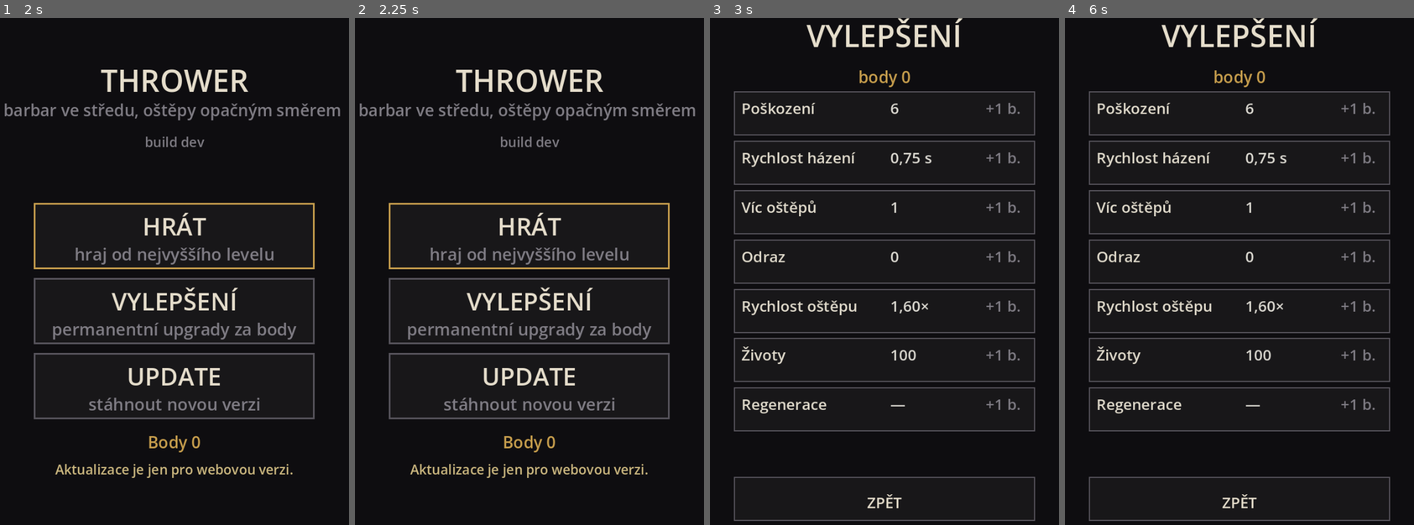
Above: before the commit, frames 1-4 (left to right).
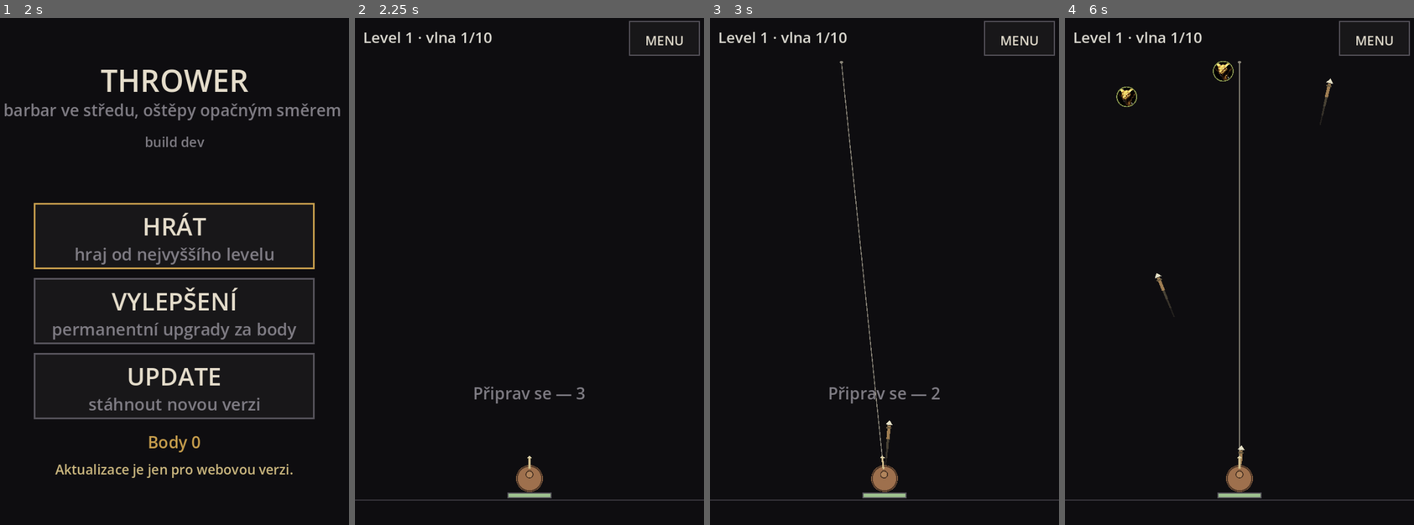
Above: after the commit, the same moments.

Repository: jankoznar94/dark-story
Game: Godot game, scene res://main.tscn
Same seed, same stepped clock (60 frames per second), same inputs: the game is played once before the commit and once after it.
Inputs (mouse positions are in pixels of both pictures, inside the frame that each line leads up to):
- Up to frame 1 (2 s): tap Enter at 0.5 s; move the mouse to (157, 383) at 0.52 s; click (157, 383) at 0.67 s; tap Space at 1.25 s; drag from (279, 357) to (157, 383) at 1.27 s
- Up to frame 2 (2.25 s): tap Enter at 2 s; move the mouse to (424, 200) at 2.02 s; click (424, 200) at 2.17 s
- Up to frame 3 (3 s): drag from (901, 281) to (779, 200) at 2.77 s
- Up to frame 4 (6 s): move the mouse to (1187, 149) at 3.52 s; click (1187, 149) at 3.67 s; drag from (1316, 251) to (1187, 149) at 4.27 s; move the mouse to (1169, 306) at 5.02 s; click (1169, 306) at 5.17 s; drag from (1274, 165) to (1169, 306) at 5.77 s

Frame 1 is identical in both runs. In frame 2, 10% of the frame differs, in the area x 0-100%, y 0-96%; in frame 3, 10%; in frame 4, 10%, in the area x 0-100%, y 0-100%.

Commit message:
Thrower: tolerance klepnuti u tlacitek menu a radku vylepseni

Diff:
--- a/scripts/game_view.gd
+++ b/scripts/game_view.gd
@@ -130,14 +130,17 @@
 
 func _press(pos: Vector2) -> void:
 	if menu.is_menu():
+		# TOLERANCE PRO PRST: klepnuti nemusi padnout presne do obdelniku.
+		# U velkych tlacitek to nic nezkazi a na telefonu to zachrani minuti
+		# o par pixelu (hlavne u spodniho okraje).
 		for i in range(layout.menu_rects.size()):
-			if (layout.menu_rects[i] as Rect2).has_point(pos) and i < Menu.ACTIONS.size():
+			if (layout.menu_rects[i] as Rect2).grow(12.0).has_point(pos) and i < Menu.ACTIONS.size():
 				_open_action(String(Menu.ACTIONS[i]))
 				return
 		return
 	if menu.is_upgrades():
 		for i in range(layout.upg_rows.size()):
-			if (layout.upg_rows[i] as Rect2).has_point(pos):
+			if (layout.upg_rows[i] as Rect2).grow(8.0).has_point(pos):
 				if i < Upgrades.STATS.size():
 					game.profile.buy_perm(String(Upgrades.STATS[i]["id"]))
 				return
